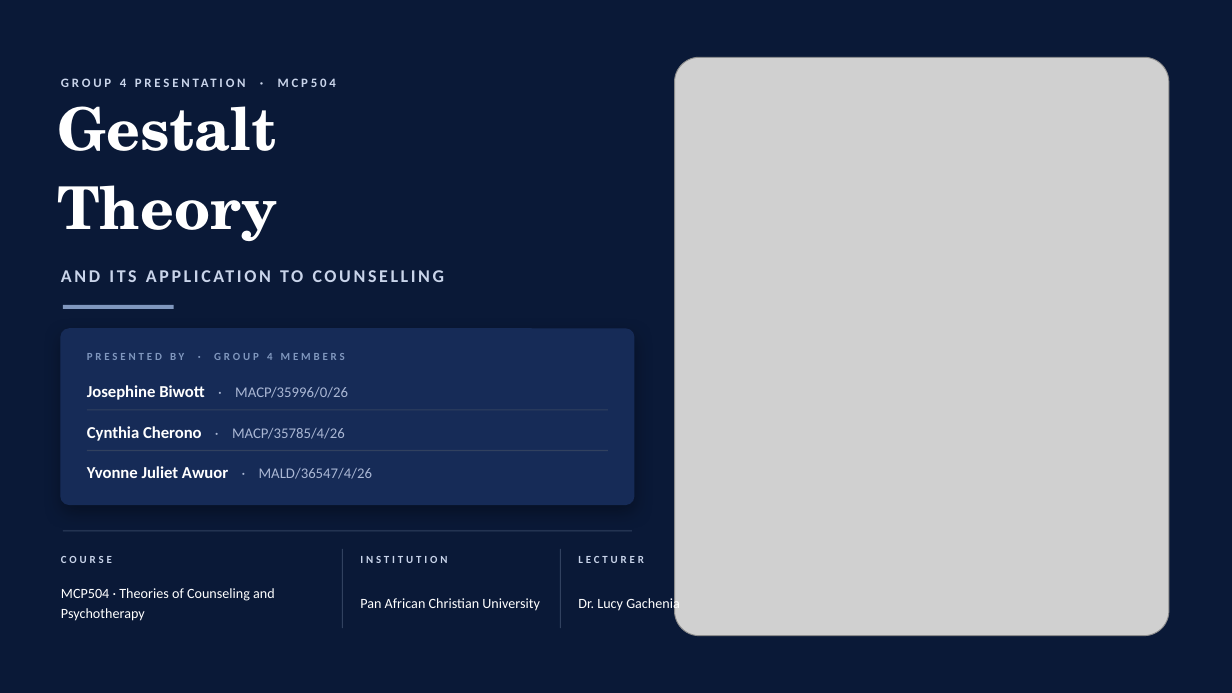
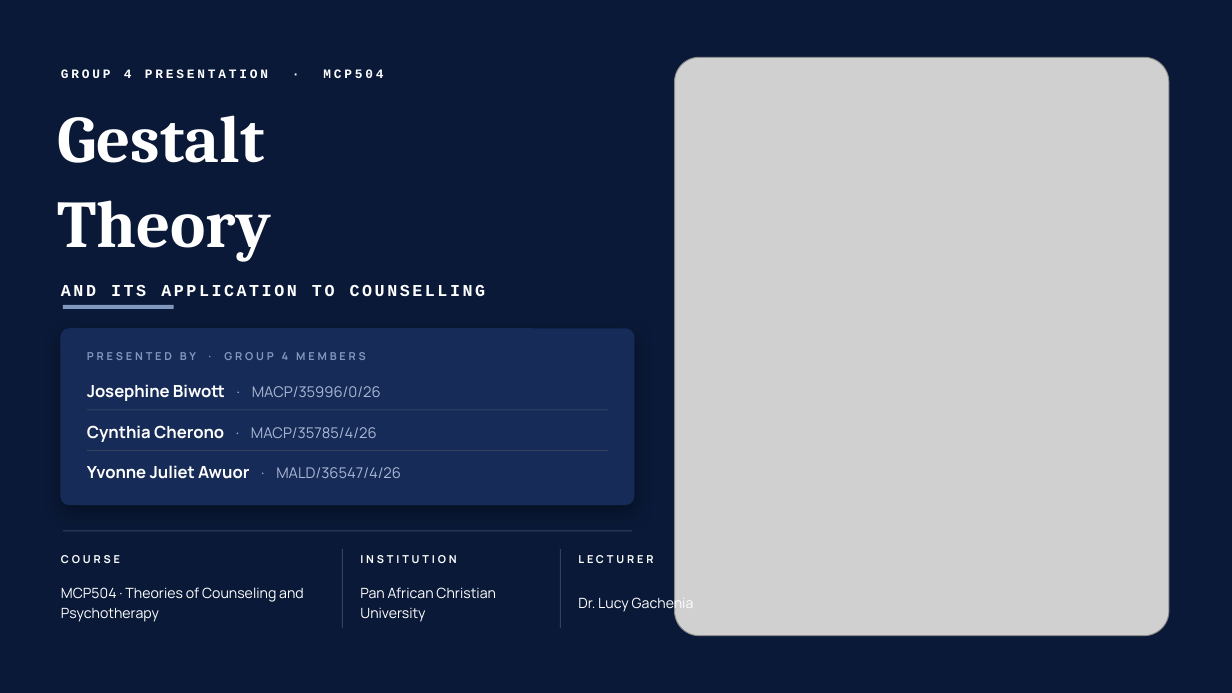
Before and after one commit to wambetebenjamin/Business-e-books, a slide deck: slide 1 of presentations/gestalt-theory-counselling/output/Gestalt Theory and Its Application to Counselling.pptx. Drawn at 1232x693 pixels with LibreOffice and Linux fonts; fonts in the diff are those of the drawing; grey boxes stand for pictures; background and template pictures are left out. Boxes give left, top, right and bottom in pixels: in the first picture for what was removed or moved away, otherwise in the second. Text is boxed around its words. In the diff, an @@ line names an element or a change of style, - is before the commit and + after.

```diff
--- a/presentations/gestalt-theory-counselling/output/Gestalt Theory and Its Application to Counselling.pptx
+++ b/presentations/gestalt-theory-counselling/output/Gestalt Theory and Its Application to Counselling.pptx
@@ rectangle removed at box(0, 0, 1232, 693) @@
@@ text "GROUP 4 PRESENTATION · MCP504": place and size @@
-text "GROUP 4 PRESENTATION · MCP504" at box(120, 78, 336, 87)
+text "GROUP 4 PRESENTATION · MCP504" at box(61, 69, 383, 78)
@@ text "GROUP 4 PRESENTATION · MCP504" at box(61, 69, 383, 78): font Calibri to Courier New, text colour #C9D4EA to #FFFFFF @@
@@ text "Gestalt" at box(57, 115, 264, 163): size 46 to 52 pt, font TeX Gyre Schola to Cambria @@
@@ text "Theory" at box(57, 200, 271, 262): size 46 to 52 pt, font TeX Gyre Schola to Cambria @@
@@ text "Theory": place and size @@
-text "Theory" at box(57, 185, 278, 241)
+text "Theory" at box(57, 200, 271, 262)
@@ text "AND ITS APPLICATION TO COUNSELLING": place and size @@
-text "AND ITS APPLICATION TO COUNSELLING" at box(61, 259, 699, 292)
+text "AND ITS APPLICATION TO COUNSELLING" at box(61, 285, 486, 296)
@@ text "AND ITS APPLICATION TO COUNSELLING" at box(61, 285, 486, 296): size 14 to 13 pt, font Calibri to Courier New, text colour #C9D4EA to #FFFFFF @@
@@ font Calibri to Manrope, text colour #C9D4EA to #FFFFFF in 3 elements at box(61, 555, 120, 563), box(360, 555, 456, 563), box(578, 555, 653, 563) @@
@@ font Calibri to Manrope in 7 elements at box(87, 352, 366, 360), box(87, 384, 381, 401), box(87, 425, 377, 442), box(87, 465, 401, 479), box(61, 587, 304, 622), box(360, 587, 496, 622), box(578, 595, 694, 613) @@
```
Also in this commit, not shown: 21 other slides changed, 16 other files.
